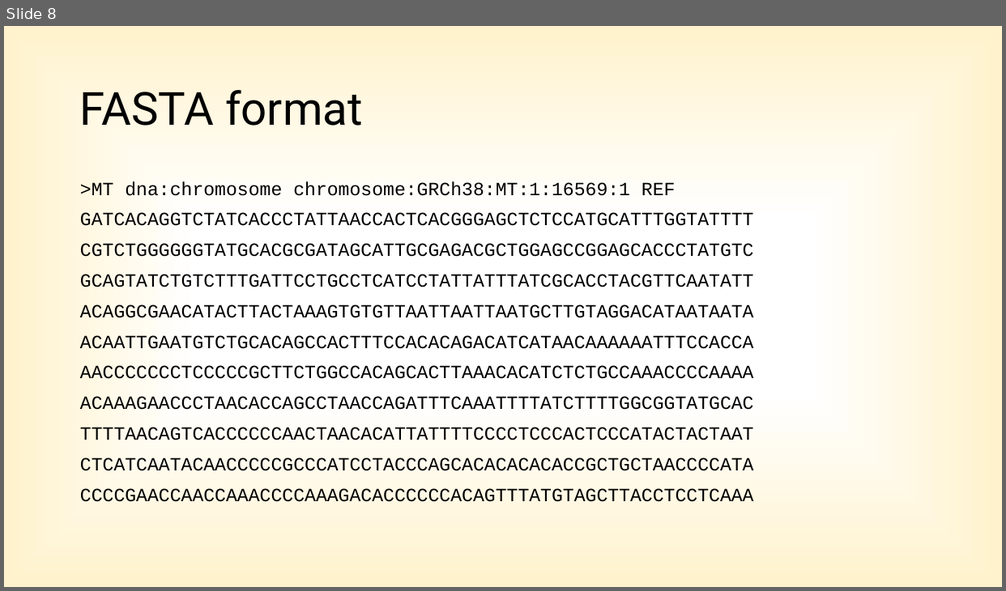
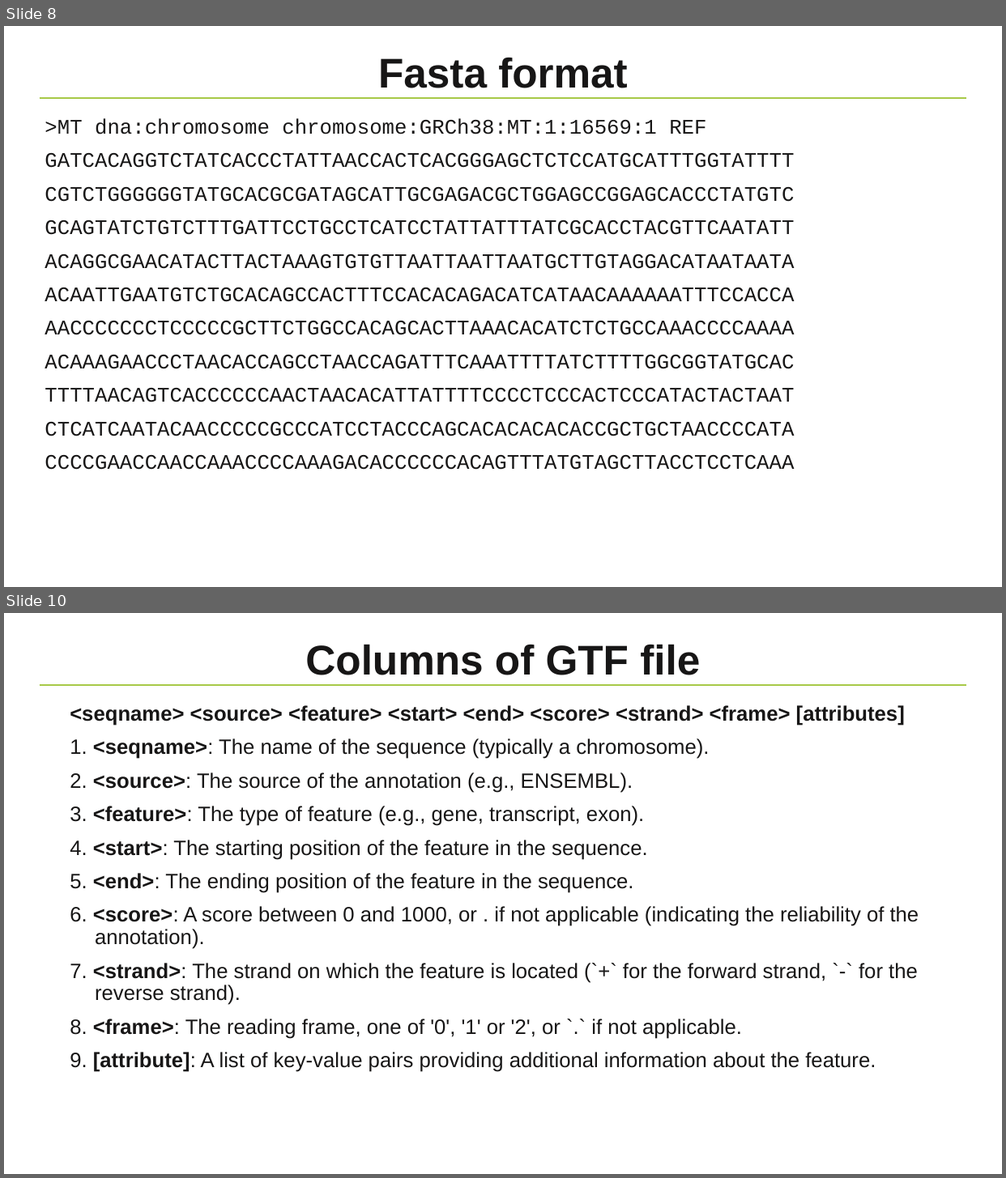
Before and after one commit to NBISweden/workshop-python, a slide deck: lectures/Project.pptx. Shown one above the other, each under a label of ours: slide 8 before the commit, slides 8 and 10 after it; the slides between them are not shown. The pictures are 1006x591 and 1006x1178 pixels, drawn with LibreOffice and Linux fonts; fonts in the diff are those of the drawing; background and template pictures are left out. Boxes give left, top, right and bottom in pixels: in the first picture for what was removed or moved away, otherwise in the second. Text is boxed around its words. In the diff, an @@ line names an element or a change of style, - is before the commit and + after.

```diff
--- a/lectures/Project.pptx
+++ b/lectures/Project.pptx
@@ slide 10 added at [4,613,1002,1174], background #FFFFFF; not listed: 1 template element that a slide beside it also shows @@
@@ title added at [305,644,700,675], 40 pt, text #171616, bold @@
+Columns of GTF file
@@ text added at [70,705,919,1072], 20 pt, text #171616 @@
+<seqname> <source> <feature> <start> <end> <score> <strand> <frame> [attributes]
+1. <seqname>: The name of the sequence (typically a chromosome).
+2. <source>: The source of the annotation (e.g., ENSEMBL).
+3. <feature>: The type of feature (e.g., gene, transcript, exon).
+4. <start>: The starting position of the feature in the sequence.
+5. <end>: The ending position of the feature in the sequence.
+6. <score>: A score between 0 and 1000, or . if not applicable (indicating the reliability of the annotation).
+7. <strand>: The strand on which the feature is located (`+` for the forward strand, `-` for the reverse strand).
+8. <frame>: The reading frame, one of '0', '1' or '2', or `.` if not applicable.
+9. [attribute]: A list of key-value pairs providing additional information about the feature.
@@ slide 8 changed as well @@
@@ background gradient #FFFFFF to #FFF2CC to #FFECB2 to #FFFFFF @@
@@ title at [378,58,628,88]: text changed; size 44 to 40 pt; font Roboto to Arial; text colour #000000 to #171616; bold on @@
-FASTA format
+Fasta format
@@ line added from (39, 98) to (967, 98), #A7C947 1 pt @@
@@ text ">MT dna:chromosome chromosome:GRCh38:MT:1:16569:1 REF": place and size @@
-text ">MT dna:chromosome chromosome:GRCh38:MT:1:16569:1 REF" at [80,182,754,502]
+text ">MT dna:chromosome chromosome:GRCh38:MT:1:16569:1 REF" at [44,118,794,470]
@@ text ">MT dna:chromosome chromosome:GRCh38:MT:1:16569:1 REF" at [44,118,794,470]: size 18 to 20 pt, text colour #000000 to #171616 @@
```
Also in this commit, not shown: 8 other slides changed, 3 other slides added, 6 slides removed.
